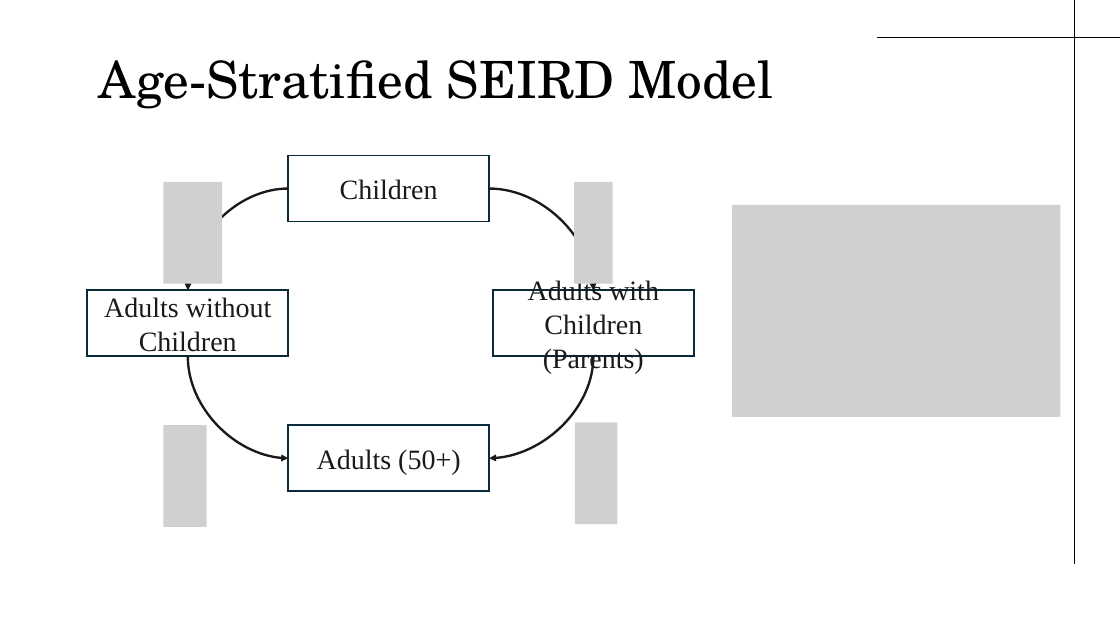
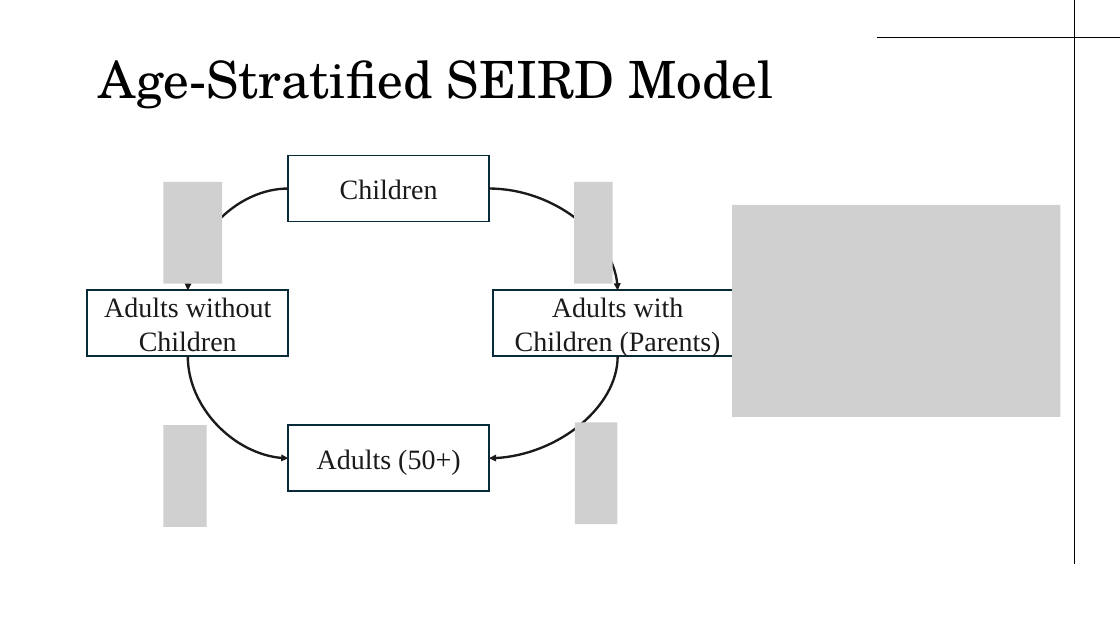
Before and after one commit to alyssaanastasi/shield, a slide deck: slide 2 of presentations/Jun3.pptx (slide 3 before the commit). Drawn at 1120x630 pixels with LibreOffice and Linux fonts; fonts in the diff are those of the drawing; grey boxes stand for pictures. Boxes give left, top, right and bottom in pixels: in the first picture for what was removed or moved away, otherwise in the second. Text is boxed around its words. In the diff, an @@ line names an element or a change of style, - is before the commit and + after.

```diff
--- a/presentations/Jun3.pptx
+++ b/presentations/Jun3.pptx
@@ curved arrow moved from (489, 188) - (593, 291) to (489, 188) - (618, 291) @@
@@ rectangle "Adults with Children (Parents)": place and size @@
-rectangle "Adults with Children (Parents)" at [493, 291, 694, 357]
+rectangle "Adults with Children (Parents)" at [493, 291, 743, 357]
@@ curved arrow moved from (593, 356) - (489, 458) to (618, 356) - (489, 458) @@
```
Also in this commit, not shown: 1 slide added, 1 slide removed, 7 other files.
